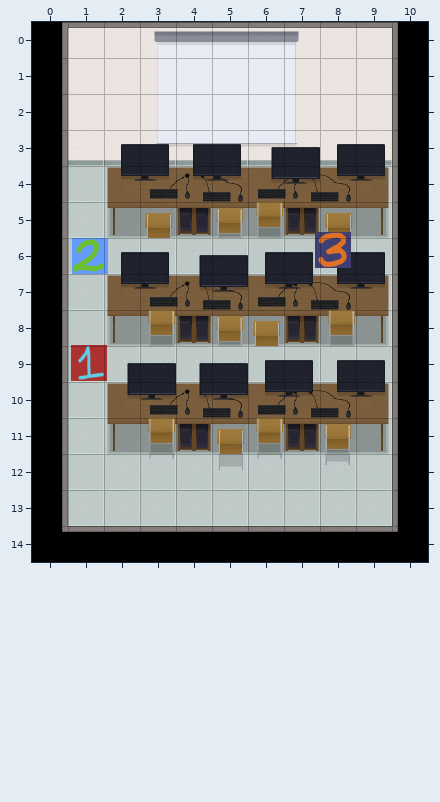
Two states of a Tiled map, data/maps/e-109.tmx. The picture above is the old version.
Cells are 64x64 px. Shown: x 0..10, y 0..14.
The same view after the edit:
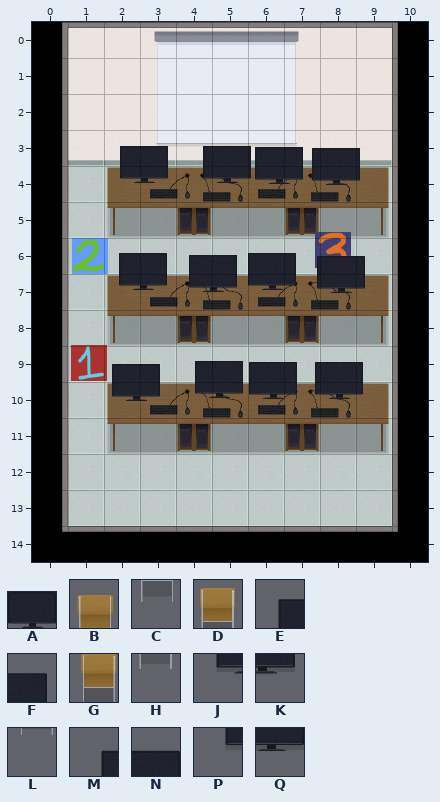
Key: from "Ground_objects": A 0 "pc"; from "TileSet1": B 15, C 25, D 27, E 28, F 29, G 35, H 37, J 38, K 39, L 45, M 48, N 49, P 58, Q 59.
_ is an empty cell.
Objects are placed by their top-left corner, in cells (3,4 is the top-left corner of cell 3,4); size is 1x1 cell unless given.
What changed:
Layer "Ground_layer4" (now hidden):
Tile B is gone in row 5 at x 3 and 8; in row 8 at x 6; in row 11 at x 5.
Tile C is gone in row 12 at x 5.
Tile D is gone in row 5 at x 5; in row 8 at x 5; in row 11 at x 8.
Tile E is gone in row 3 at x 2, 4 and 8; in row 6 at x 2, 6 and 8; in row 9 at x 6 and 8.
Tile F is gone in row 3 at x 3, 5 and 9; in row 6 at x 3, 7 and 9; in row 9 at x 7 and 9.
Tile G is gone in row 5 at x 6; in row 8 at x 3 and 8; in row 11 at x 3 and 6.
Tile H is gone in row 12 at x 8.
Tile J is gone in row 4 at x 2, 4 and 8; in row 7 at x 2, 6 and 8; in row 10 at x 6 and 8.
Tile K is gone in row 4 at x 3, 5 and 9; in row 7 at x 3, 7 and 9; in row 10 at x 7 and 9.
Tile L is gone in row 12 at x 3 and 6.
Tile M is gone in row 3 at x 6; in row 6 at x 4; in row 9 at x 2 and 4.
Tile N is gone in row 3 at x 7; in row 6 at x 5; in row 9 at x 3 and 5.
Tile P is gone in row 4 at x 6; in row 7 at x 4; in row 10 at x 2 and 4.
Tile Q is gone in row 4 at x 7; in row 7 at x 5; in row 10 at x 3 and 5.
Layer "Ground_objects" (added):
A new object: A "pc" at 2.5,3.5 size 1.3x1.
A new object: A "pc" at 4.7,3.5 size 1.3x1.
A new object: A "pc" at 6.2,3.5 size 1.3x1.
A new object: A "pc" at 7.8,3.5 size 1.3x1.
A new object: A "pc" at 2.4,6.4 size 1.3x1.
A new object: A "pc" at 6,6.4 size 1.3x1.
A new object: A "pc" at 4.4,6.5 size 1.3x1.
A new object: A "pc" at 7.9,6.5 size 1.3x1.
A new object: A "pc" at 4.5,9.4 size 1.3x1.
A new object: A "pc" at 6,9.5 size 1.3x1.
A new object: A "pc" at 7.9,9.5 size 1.3x1.
A new object: A "pc" at 2.2,9.5 size 1.3x1.
Pixel boxes of the changes (left, top, right, bottom) in both pictures:
changed: (112, 144, 385, 471)
